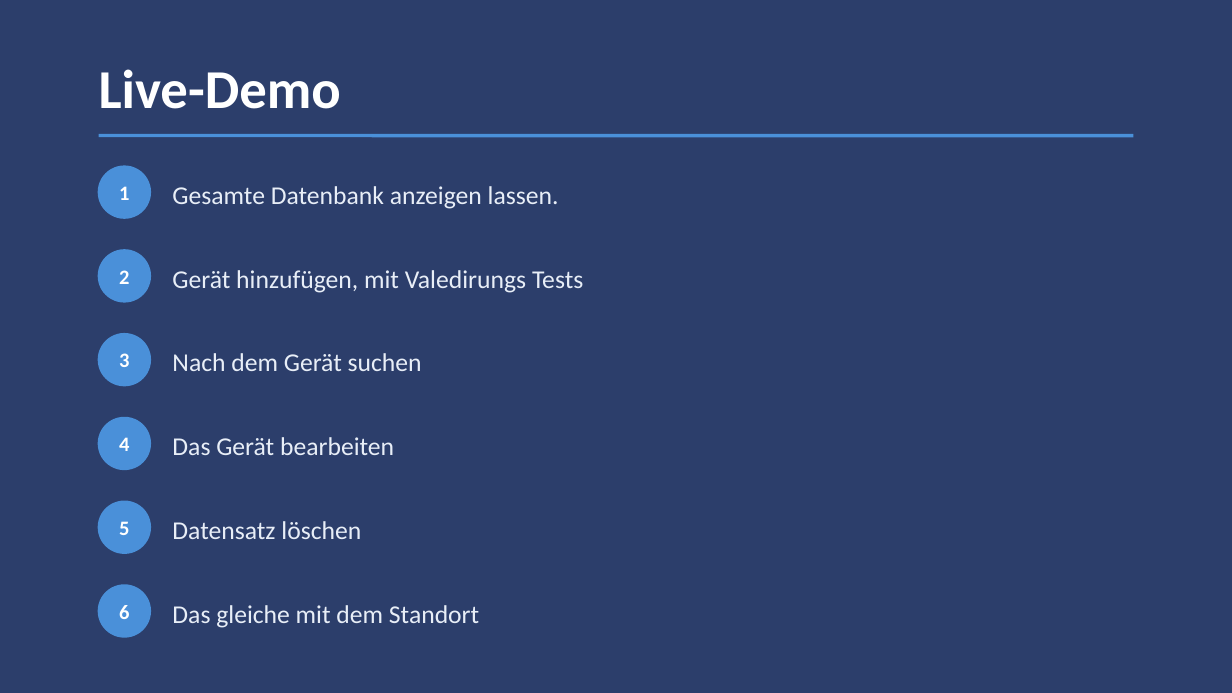
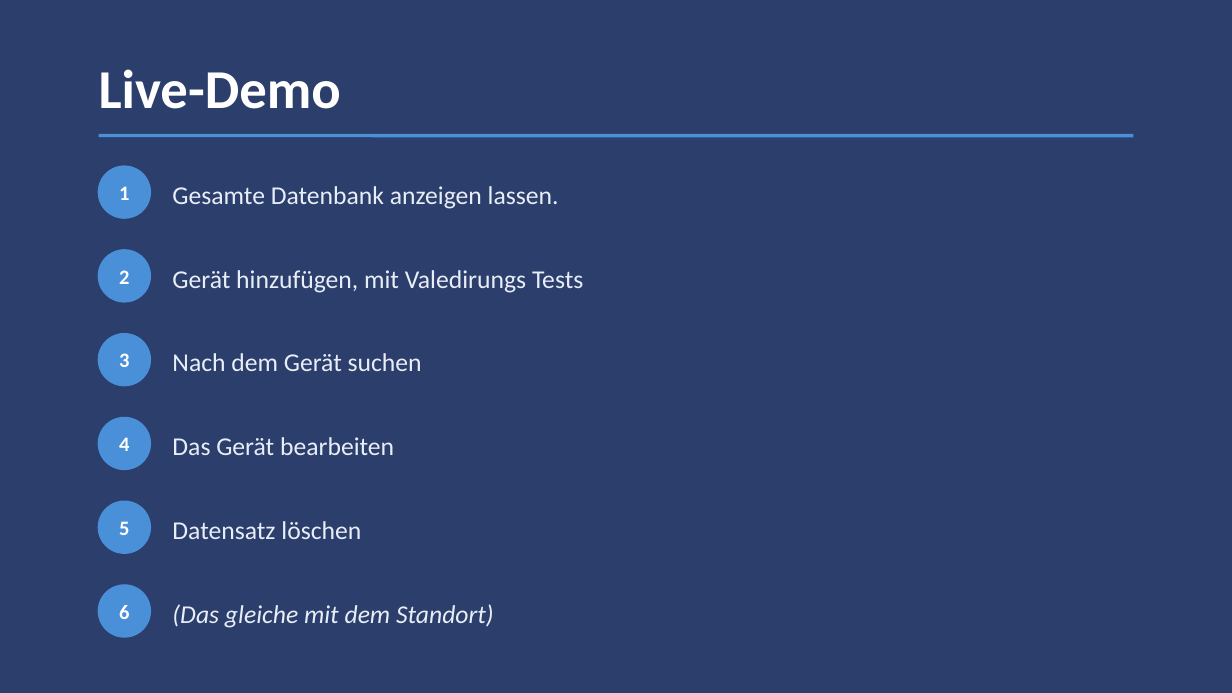
Before and after one commit to Nagerholz/GerMan, a slide deck: slide 6 of GerMan_Präsi.pptx. Drawn at 1232x693 pixels with LibreOffice and Linux fonts; fonts in the diff are those of the drawing. Boxes give left, top, right and bottom in pixels: in the first picture for what was removed or moved away, otherwise in the second. Text is boxed around its words. In the diff, an @@ line names an element or a change of style, - is before the commit and + after.

```diff
--- a/GerMan_Präsi.pptx
+++ b/GerMan_Präsi.pptx
@@ text at <box>172,604,494,628</box>: text changed; italic on @@
-Das gleiche mit dem Standort
+(Das gleiche mit dem Standort)
```
Also in this commit, not shown: 1 other slide changed.
